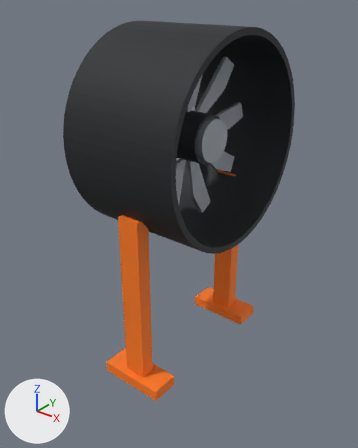
The Blender file assets/blender/parts/module_ducted_fan.blend as it was, and as the next commit left it.
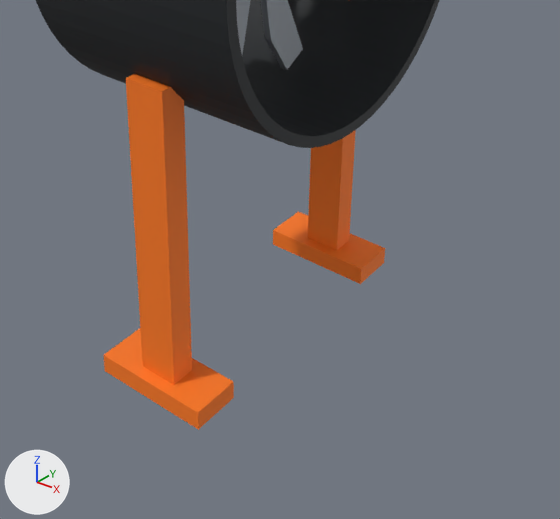
Each version appears first whole from a 50 mm lens placed at (0.504, -1.262, 1.688), pointed at (-0.462, -0.054, 0.94), and next in a close-up on the part from 15% to 96% of the width and 39% to 100% of the height. The axes (+X, +Y, +Z) are drawn at lower left. The lights are the same throughout. The first two pictures are the older version.

In view in the first close-up: 'edf_petg', 'edf_rubber_and_chip', 'rotor_steel'.
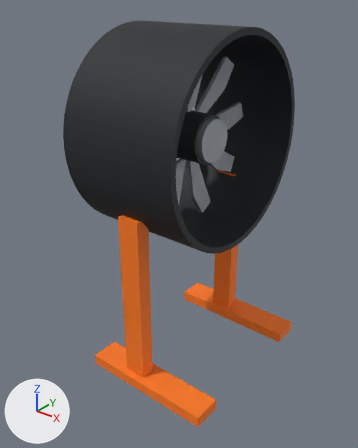
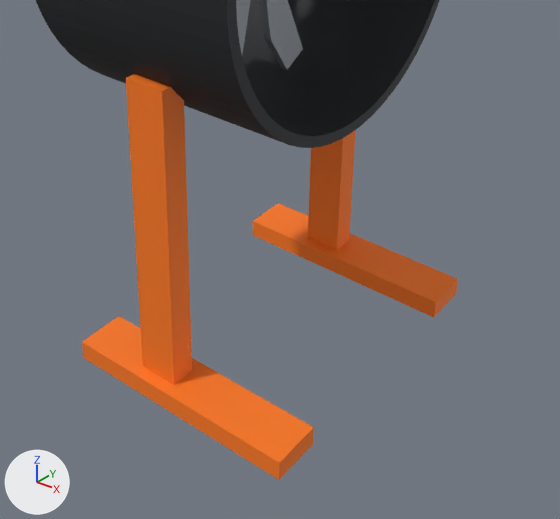
The newer file is also turned or shifted as a whole; pictures and numbers use the older file's frame.

Location of each change, (x1, y1, x2, y2) in pixels of the close-ups (560 x 519 px; the box of a moved part takes in the faces that stretch with it):
'edf_petg', reshaped (33% wider, 14% taller)
    before: (103, 74, 385, 430)
    after: (82, 74, 458, 480)
part 1 of me_edf_mount_foot_left, moved or reshaped
    before: (103, 328, 234, 430)
    after: (82, 316, 314, 480)
part 2 of me_edf_mount_foot_left, moved or reshaped
    before: (273, 212, 385, 284)
    after: (253, 203, 458, 317)

The change, as a list of edits to the scene's bpy script:
```text
Change me_edf_mount_foot_left:
    used by ob_edf_petg; parent = ob_module_ducted_fan; location = (0.0, 0.0, 0.0)
    remove me_edf_mount_foot_left.from_pydata(...)  # 32 vertices, 24 faces; spans x -59.0..-35.0, y -32.0..32.0, z 38.0..104.0
    add me_edf_mount_foot_left.from_pydata(...)  # 32 vertices, 24 faces; spans x -65.0..-17.0, y -32.0..32.0, z 38.0..104.0
    me_edf_mount_foot_left part 1: the loose piece of 8 vertices spanning x -59.0..-35.0, y -32.0..-22.0, z 40.0..44.0 is scaled about its middle by (2, 1, 1), then moved by (6.0, 0.0, 0.0)
    me_edf_mount_foot_left part 2: the loose piece of 8 vertices spanning x -59.0..-35.0, y 22.0..32.0, z 40.0..44.0 is scaled about its middle by (2, 1, 1), then moved by (6.0, 0.0, 0.0)
```
